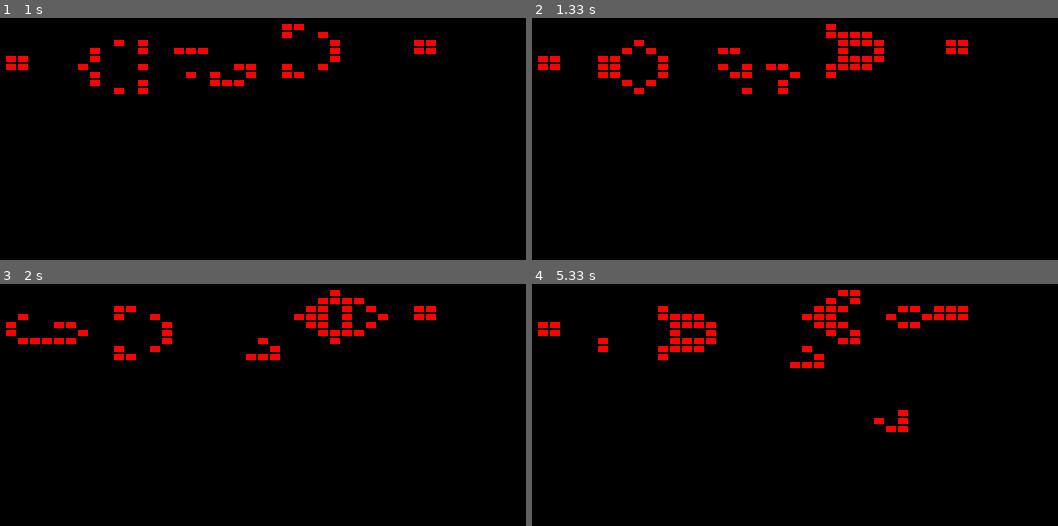
Above: before the commit, frames 1-4 (two rows, left to right).
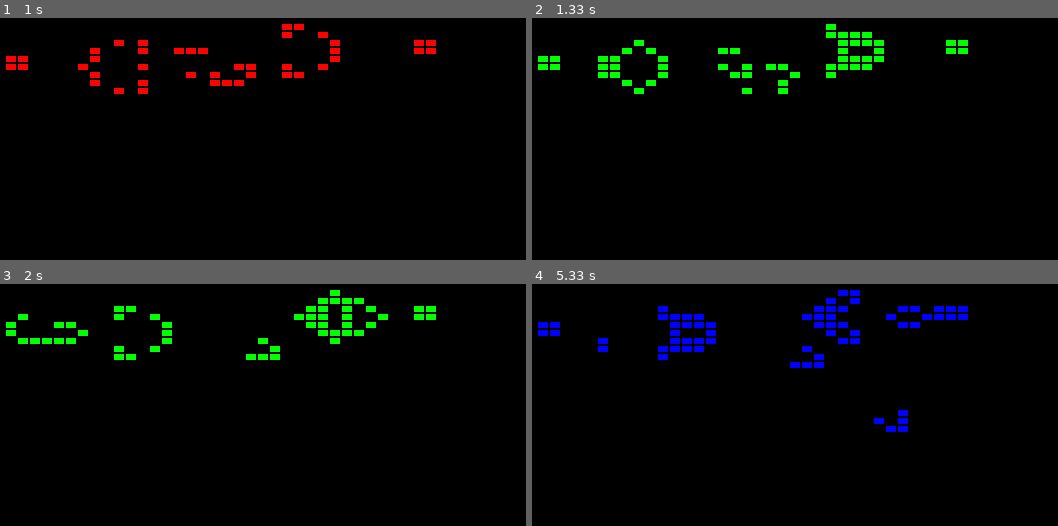
Above: after the commit, the same moments.

Repository: matheusgomes28/pygame-life
Game: pygame game, started from pygame_life.py
Same seed, same stepped clock (60 frames per second), same inputs: the game is played once before the commit and once after it.
Inputs:
- Up to frame 1 (1 s): no input
- Up to frame 2 (1.33 s): no input
- Up to frame 3 (2 s): no input
- Up to frame 4 (5.33 s): no input

Frame 1 is identical in both runs. In frame 2, 2.6% of the frame differs, in the area x 1-83%, y 2-32%; in frame 3, 2.5%; in frame 4, 3.1%, in the area x 1-83%, y 2-62%.

Commit message:
change color automatic

Diff:
--- a/pygame_life.py
+++ b/pygame_life.py
@@ -1,7 +1,98 @@
-"""
-    Pygame of life module. Contains the short engine
-    to simluate the grid of life.
-"""
+# """
+#     Pygame of life module. Contains the short engine
+#     to simluate the grid of life.
+# """
+
+# import sys
+# import time
+# from collections import defaultdict
+# from copy import deepcopy
+
+# import pygame
+
+# from example_grids import GOSPER_GLIDER
+# from grid_defs import Grid, Neighbours
+
+
+# def get_neighbours(grid: Grid, x: int, y: int) -> Neighbours:
+#     """
+#         Gets the neighbour states for a particular cell in
+#         (x, y) on the grid.
+#     """
+#     offsets = [(-1, -1), (0, -1), (1, -1), (-1, 0), (1, 0), (-1, 1), (0, 1), (1, 1)]
+#     possible_neighbours = {(x + x_add, y + y_add) for x_add, y_add in offsets}
+#     alive = {(pos[0], pos[1]) for pos in possible_neighbours if pos in grid.cells}
+#     return Neighbours(alive, possible_neighbours - alive)
+
+
+# def update_grid(grid: Grid) -> Grid:
+#     """
+#         Given a grid, this function returns the next iteration
+#         of the game of life.
+#     """
+#     new_cells = deepcopy(grid.cells)
+#     undead = defaultdict(int)
+
+#     for x, y in grid.cells:
+#         alive_neighbours, dead_neighbours = get_neighbours(grid, x, y)
+#         if len(alive_neighbours) not in [2, 3]:
+#             new_cells.remove((x, y))
+
+#         for pos in dead_neighbours:
+#             undead[pos] += 1
+
+#     for pos, _ in filter(lambda elem: elem[1] == 3, undead.items()):
+#         new_cells.add((pos[0], pos[1]))
+
+#     return Grid(grid.dim, new_cells)
+
+
+# def draw_grid(screen: pygame.Surface, grid: Grid) -> None:
+#     """
+#         This function draws the game of life on the given
+#         pygame.Surface object.
+#     """
+#     cell_width = screen.get_width() / grid.dim.width
+#     cell_height = screen.get_height() / grid.dim.height
+#     border_size = 2
+
+#     for x, y in grid.cells:
+#         pygame.draw.rect(
+#             screen,
+#             (255, 0, 0),
+#             (
+#                 x * cell_width + border_size,
+#                 y * cell_height + border_size,
+#                 cell_width - border_size,
+#                 cell_height - border_size,
+#             ),
+#         )
+
+
+# def main():
+#     """
+#         Main entry point
+#     """
+#     grid = GOSPER_GLIDER
+
+#     pygame.init()
+#     screen = pygame.display.set_mode((600, 400))
+
+#     while True:
+#         if pygame.QUIT in [e.type for e in pygame.event.get()]:
+#             sys.exit(0)
+
+#         screen.fill((0, 0, 0))
+#         draw_grid(screen, grid)
+#         grid = update_grid(grid)
+#         pygame.display.flip()
+#         time.sleep(0.1)
+
+
+# if __name__ == "__main__":
+#     main()
+
+
 
 import sys
 import time
@@ -15,22 +106,20 @@
 
 
 def get_neighbours(grid: Grid, x: int, y: int) -> Neighbours:
-    """
-        Gets the neighbour states for a particular cell in
-        (x, y) on the grid.
-    """
     offsets = [(-1, -1), (0, -1), (1, -1), (-1, 0), (1, 0), (-1, 1), (0, 1), (1, 1)]
     possible_neighbours = {(x + x_add, y + y_add) for x_add, y_add in offsets}
     alive = {(pos[0], pos[1]) for pos in possible_neighbours if pos in grid.cells}
     return Neighbours(alive, possible_neighbours - alive)
 
 
+
 def update_grid(grid: Grid) -> Grid:
+    new_cells = deepcopy(grid.cells)
     """
         Given a grid, this function returns the next iteration
         of the game of life.
     """
-    new_cells = deepcopy(grid.cells)
+
     undead = defaultdict(int)
 
     for x, y in grid.cells:
@@ -47,11 +136,8 @@
     return Grid(grid.dim, new_cells)
 
 
-def draw_grid(screen: pygame.Surface, grid: Grid) -> None:
-    """
-        This function draws the game of life on the given
-        pygame.Surface object.
-    """
+
+def draw_grid(screen: pygame.Surface, grid: Grid, color: tuple) -> None:
     cell_width = screen.get_width() / grid.dim.width
     cell_height = screen.get_height() / grid.dim.height
     border_size = 2
@@ -59,7 +145,7 @@
     for x, y in grid.cells:
         pygame.draw.rect(
             screen,
-            (255, 0, 0),
+            color,
             (
                 x * cell_width + border_size,
                 y * cell_height + border_size,
@@ -70,22 +156,24 @@
 
 
 def main():
-    """
-        Main entry point
-    """
     grid = GOSPER_GLIDER
 
     pygame.init()
     screen = pygame.display.set_mode((600, 400))
+
+    color = (255, 0, 0)  # Initial color
 
     while True:
         if pygame.QUIT in [e.type for e in pygame.event.get()]:
             sys.exit(0)
 
         screen.fill((0, 0, 0))
-        draw_grid(screen, grid)
+        draw_grid(screen, grid, color)
         grid = update_grid(grid)
         pygame.display.flip()
+
+        # Change color (you can modify this logic based on your requirements)
+        color = (color[2], color[0], color[1])  # Simple color rotation
         time.sleep(0.1)
 
 
